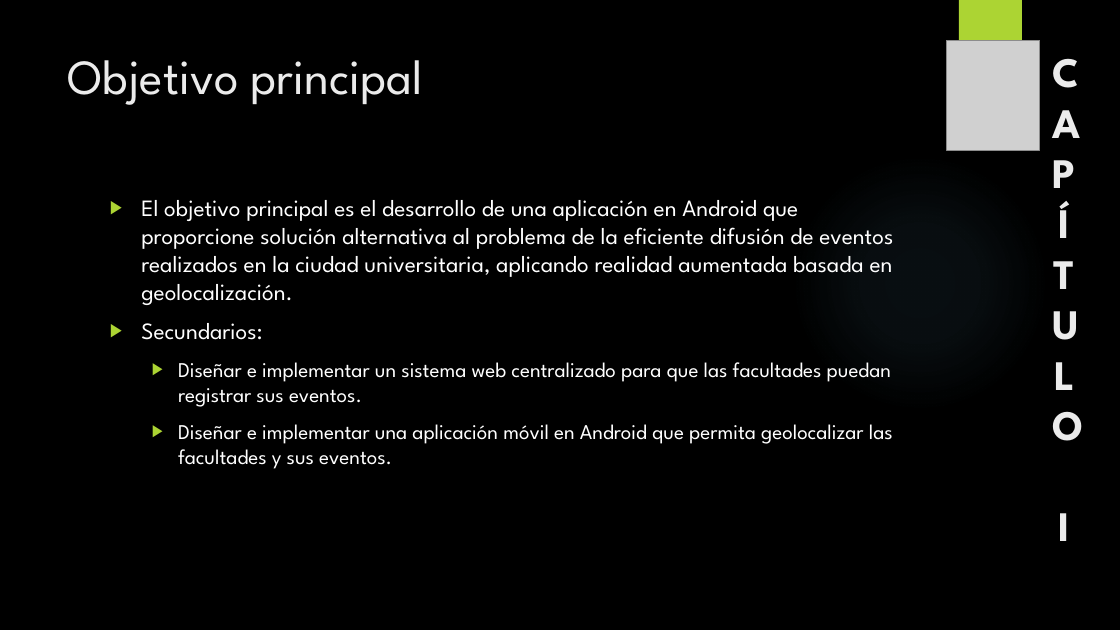
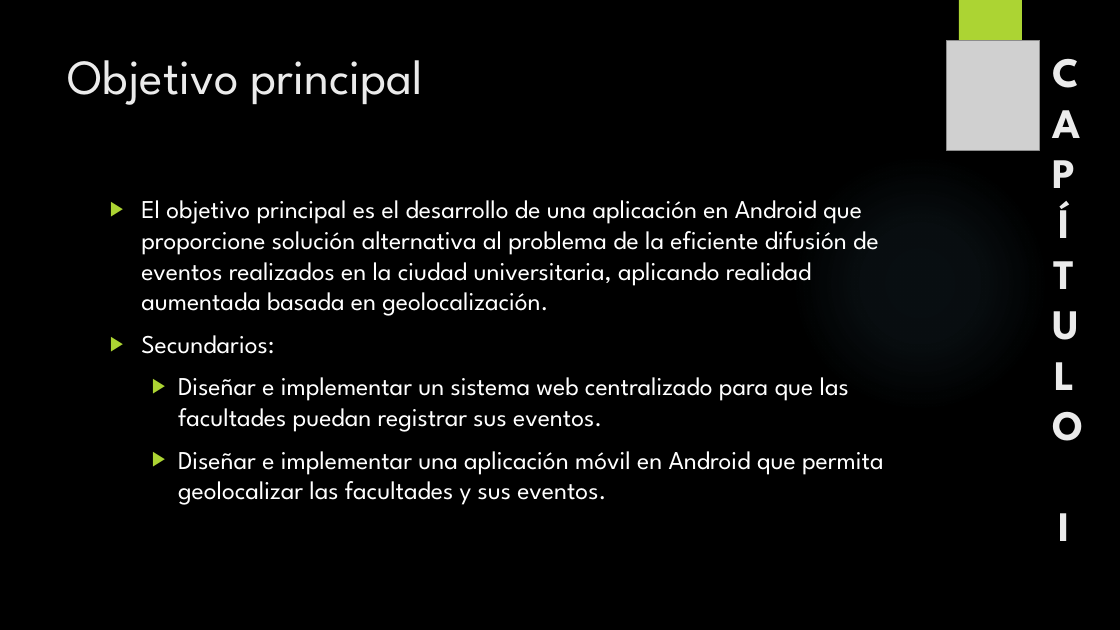
Before and after one commit to Climbhazard/tesis-visora, a slide deck: slide 4 of Tesis.pptx. Drawn at 1120x630 pixels with LibreOffice and Linux fonts; fonts in the diff are those of the drawing; grey boxes stand for pictures; background and template pictures are left out. Boxes give left, top, right and bottom in pixels: in the first picture for what was removed or moved away, otherwise in the second. Text is boxed around its words. In the diff, an @@ line names an element or a change of style, - is before the commit and + after.

```diff
--- a/Tesis.pptx
+++ b/Tesis.pptx
@@ text "El objetivo principal es el ..." at (141,200,884,505): size 20 to 22 pt in "El objetivo principal es el desarrollo de ...", "Secundarios:"; size 18 to 22 pt in "Diseñar e implementar un sistema web centralizado ...", "Diseñar e implementar una aplicación móvil en ..." @@
```
Also in this commit, not shown: 3 other slides changed, 3 slides added.
